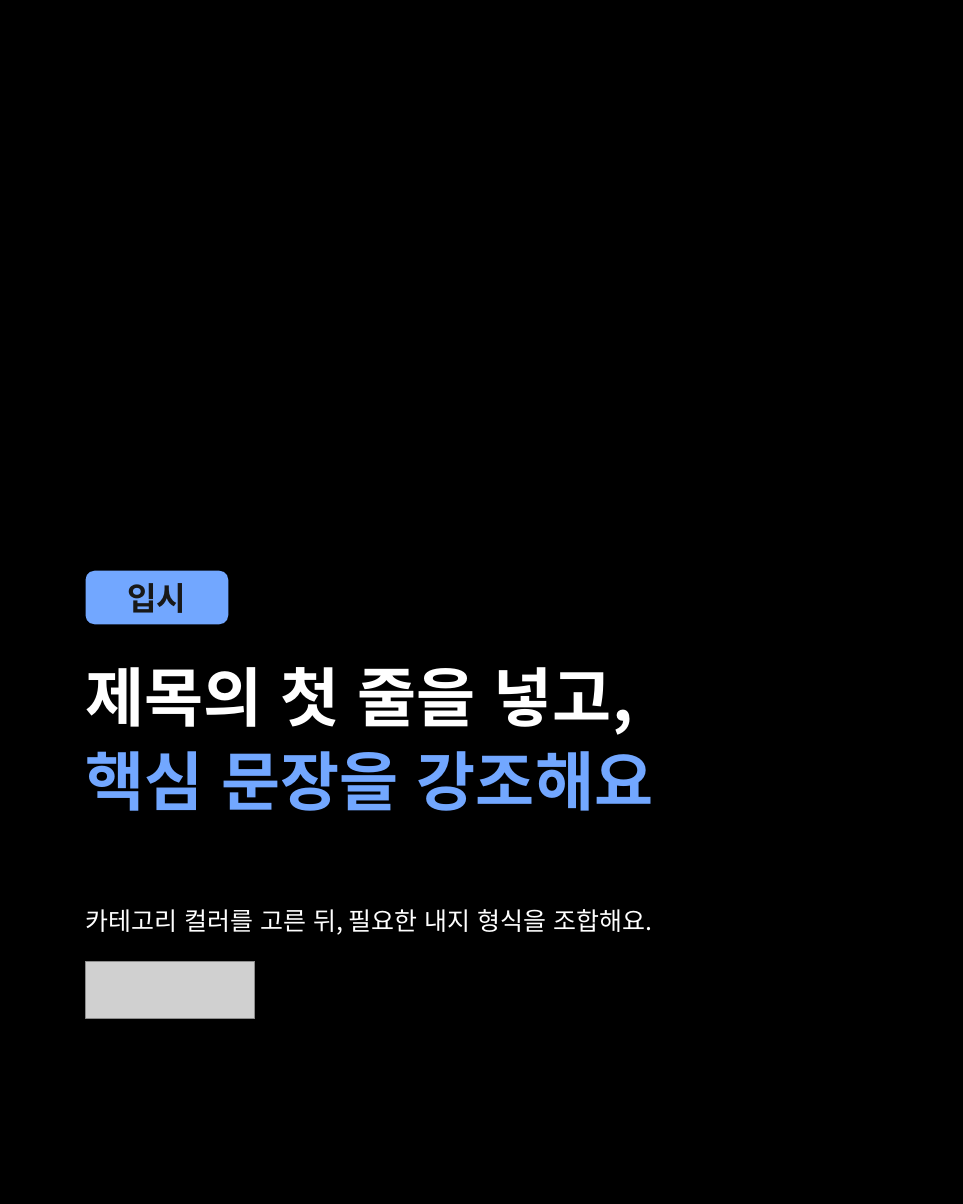
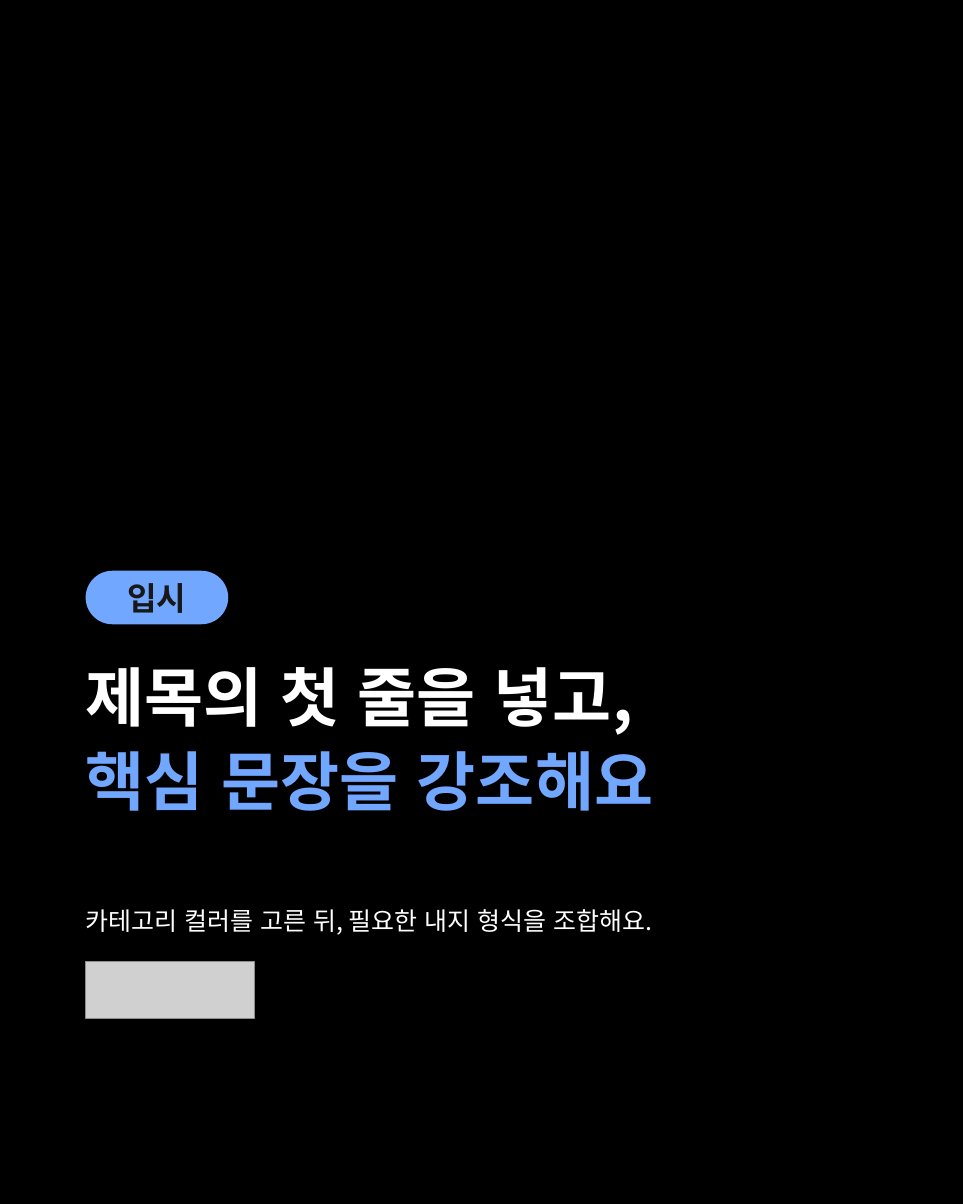
Before and after one commit to boramsama01-code/content-workbench, a slide deck: slide 1 of docs/artifacts/highscoop-current/admissions.pptx. Drawn at 963x1204 pixels with LibreOffice and Linux fonts; fonts in the diff are those of the drawing; grey boxes stand for pictures; background and template pictures are left out. Boxes give left, top, right and bottom in pixels: in the first picture for what was removed or moved away, otherwise in the second. Text is boxed around its words. In the diff, an @@ line names an element or a change of style, - is before the commit and + after.

```diff
--- a/docs/artifacts/highscoop-current/admissions.pptx
+++ b/docs/artifacts/highscoop-current/admissions.pptx
@@ rounded rectangle at bbox=[86, 571, 229, 624]: proportions changed @@
```
Also in this commit, not shown: 34 other files.
